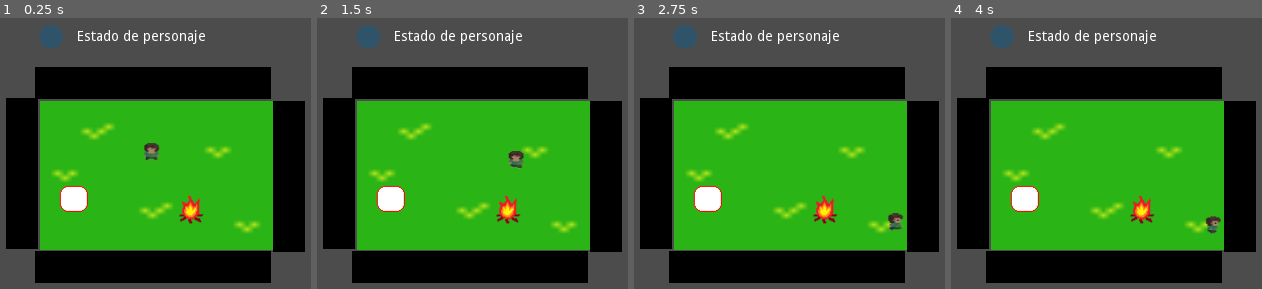
Above: before the commit, frames 1-4 (left to right).
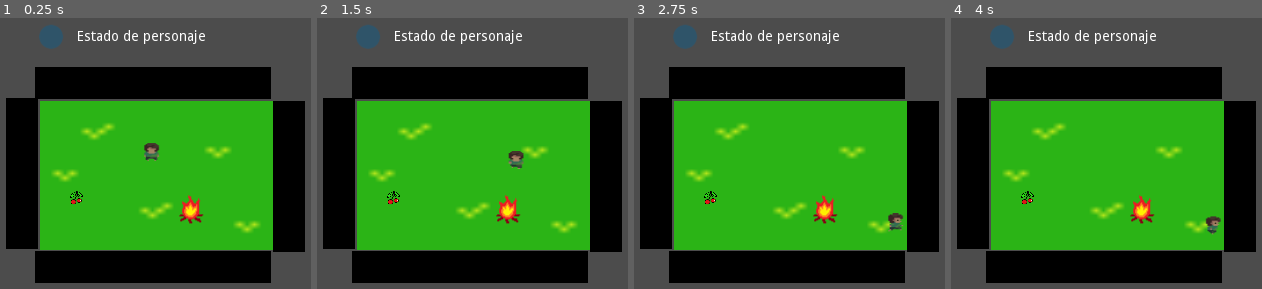
Above: after the commit, the same moments.

Repository: keyWorlds/fullOfStars
Game: Godot game, scene res://Mundo.tscn
Same seed, same stepped clock (60 frames per second), same inputs: the game is played once before the commit and once after it.
Inputs:
- Up to frame 1 (0.25 s): no input
- Up to frame 2 (1.5 s): tap Enter at 0.5 s; hold Right (ui_right) 0.53-1.28 s; tap Space at 1.25 s; hold Down (ui_down) from 1.28 s (still down)
- Up to frame 3 (2.75 s): release Down (ui_down) at 2.03 s; hold Right (ui_right) from 2.03 s (still down)
- Up to frame 4 (4 s): tap Enter at 2.75 s; release Right (ui_right) at 2.78 s; hold Up (ui_up) 2.78-3.53 s; tap Space at 3.5 s; hold Left (ui_left) from 3.53 s (still down)

The runs differ from the first frame. In frame 1, 0.8% of the frame differs, in the area x 18-29%, y 61-72%; in frame 2, 0.8%; in frame 3, 0.8%; in frame 4, 0.8%.

Commit message:
pickup imprv, change label text

Diff:
--- a/fullOfStars/Mundo.tscn
+++ b/fullOfStars/Mundo.tscn
@@ -8,29 +8,29 @@
 [ext_resource path="res://assets/sprite0_spr_player_down_strip6_4.png" type="Texture" id=6]
 [ext_resource path="res://assets/sprite0_spr_player_down_strip6_5.png" type="Texture" id=7]
 [ext_resource path="res://assets/sprite3_spr_player_up_strip6_0.png" type="Texture" id=8]
-[ext_resource path="res://assets/sprite2_spr_player_left_strip6_0.png" type="Texture" id=9]
-[ext_resource path="res://assets/sprite1_spr_player_right_strip6_0.png" type="Texture" id=10]
-[ext_resource path="res://assets/sprite1_spr_player_right_strip6_1.png" type="Texture" id=11]
-[ext_resource path="res://assets/sprite1_spr_player_right_strip6_2.png" type="Texture" id=12]
-[ext_resource path="res://assets/sprite1_spr_player_right_strip6_3.png" type="Texture" id=13]
-[ext_resource path="res://assets/sprite1_spr_player_right_strip6_4.png" type="Texture" id=14]
-[ext_resource path="res://assets/sprite1_spr_player_right_strip6_5.png" type="Texture" id=15]
-[ext_resource path="res://assets/sprite3_spr_player_up_strip6_1.png" type="Texture" id=16]
-[ext_resource path="res://assets/sprite3_spr_player_up_strip6_2.png" type="Texture" id=17]
-[ext_resource path="res://assets/sprite3_spr_player_up_strip6_3.png" type="Texture" id=18]
-[ext_resource path="res://assets/sprite3_spr_player_up_strip6_4.png" type="Texture" id=19]
-[ext_resource path="res://assets/sprite3_spr_player_up_strip6_5.png" type="Texture" id=20]
-[ext_resource path="res://assets/sprite2_spr_player_left_strip6_1.png" type="Texture" id=21]
-[ext_resource path="res://assets/sprite2_spr_player_left_strip6_2.png" type="Texture" id=22]
-[ext_resource path="res://assets/sprite2_spr_player_left_strip6_3.png" type="Texture" id=23]
-[ext_resource path="res://assets/sprite2_spr_player_left_strip6_4.png" type="Texture" id=24]
-[ext_resource path="res://assets/sprite2_spr_player_left_strip6_5.png" type="Texture" id=25]
-[ext_resource path="res://assets/sprite0_spr_player_down_strip6_0.png" type="Texture" id=26]
+[ext_resource path="res://assets/sprite1_spr_player_right_strip6_0.png" type="Texture" id=9]
+[ext_resource path="res://assets/sprite1_spr_player_right_strip6_1.png" type="Texture" id=10]
+[ext_resource path="res://assets/sprite1_spr_player_right_strip6_2.png" type="Texture" id=11]
+[ext_resource path="res://assets/sprite1_spr_player_right_strip6_3.png" type="Texture" id=12]
+[ext_resource path="res://assets/sprite1_spr_player_right_strip6_4.png" type="Texture" id=13]
+[ext_resource path="res://assets/sprite1_spr_player_right_strip6_5.png" type="Texture" id=14]
+[ext_resource path="res://assets/sprite3_spr_player_up_strip6_1.png" type="Texture" id=15]
+[ext_resource path="res://assets/sprite3_spr_player_up_strip6_2.png" type="Texture" id=16]
+[ext_resource path="res://assets/sprite3_spr_player_up_strip6_3.png" type="Texture" id=17]
+[ext_resource path="res://assets/sprite3_spr_player_up_strip6_4.png" type="Texture" id=18]
+[ext_resource path="res://assets/sprite3_spr_player_up_strip6_5.png" type="Texture" id=19]
+[ext_resource path="res://assets/sprite0_spr_player_down_strip6_0.png" type="Texture" id=20]
+[ext_resource path="res://assets/sprite2_spr_player_left_strip6_0.png" type="Texture" id=21]
+[ext_resource path="res://assets/sprite2_spr_player_left_strip6_1.png" type="Texture" id=22]
+[ext_resource path="res://assets/sprite2_spr_player_left_strip6_2.png" type="Texture" id=23]
+[ext_resource path="res://assets/sprite2_spr_player_left_strip6_3.png" type="Texture" id=24]
+[ext_resource path="res://assets/sprite2_spr_player_left_strip6_4.png" type="Texture" id=25]
+[ext_resource path="res://assets/sprite2_spr_player_left_strip6_5.png" type="Texture" id=26]
 [ext_resource path="res://assets/spr_Obstaculo_0.png" type="Texture" id=27]
 [ext_resource path="res://assets/hoguera.png" type="Texture" id=28]
 [ext_resource path="res://assets/vida.png" type="Texture" id=29]
 [ext_resource path="res://PickUp.gd" type="Script" id=30]
-[ext_resource path="res://assets/sprite7_0.png" type="Texture" id=31]
+[ext_resource path="res://assets/Cherry Marble.png" type="Texture" id=31]
 
 [sub_resource type="RectangleShape2D" id=1]
 
@@ -52,32 +52,32 @@
 }, {
 "frames": [ ExtResource( 9 ) ],
 "loop": true,
+"name": "idle_derecha",
+"speed": 5.0
+}, {
+"frames": [ ExtResource( 10 ), ExtResource( 11 ), ExtResource( 12 ), ExtResource( 13 ), ExtResource( 14 ) ],
+"loop": true,
+"name": "correr_derecha",
+"speed": 5.0
+}, {
+"frames": [ ExtResource( 15 ), ExtResource( 16 ), ExtResource( 17 ), ExtResource( 18 ), ExtResource( 19 ) ],
+"loop": true,
+"name": "correr_arriba",
+"speed": 5.0
+}, {
+"frames": [ ExtResource( 20 ) ],
+"loop": true,
+"name": "idle_abajo",
+"speed": 5.0
+}, {
+"frames": [ ExtResource( 21 ) ],
+"loop": true,
 "name": "idle_izquierda",
 "speed": 5.0
 }, {
-"frames": [ ExtResource( 10 ) ],
-"loop": true,
-"name": "idle_derecha",
-"speed": 5.0
-}, {
-"frames": [ ExtResource( 11 ), ExtResource( 12 ), ExtResource( 13 ), ExtResource( 14 ), ExtResource( 15 ) ],
-"loop": true,
-"name": "correr_derecha",
-"speed": 5.0
-}, {
-"frames": [ ExtResource( 16 ), ExtResource( 17 ), ExtResource( 18 ), ExtResource( 19 ), ExtResource( 20 ) ],
-"loop": true,
-"name": "correr_arriba",
-"speed": 5.0
-}, {
-"frames": [ ExtResource( 21 ), ExtResource( 22 ), ExtResource( 23 ), ExtResource( 24 ), ExtResource( 25 ) ],
+"frames": [ ExtResource( 22 ), ExtResource( 23 ), ExtResource( 24 ), ExtResource( 25 ), ExtResource( 26 ) ],
 "loop": true,
 "name": "correr_izquierda",
-"speed": 5.0
-}, {
-"frames": [ ExtResource( 26 ) ],
-"loop": true,
-"name": "idle_abajo",
 "speed": 5.0
 } ]
 
@@ -337,7 +337,7 @@
 
 [node name="Area2D" type="Area2D" parent="." index="5"]
 
-position = Vector2( 209.504, 208.75 )
+position = Vector2( 210.754, 208.125 )
 scale = Vector2( 0.406368, 0.414063 )
 input_pickable = true
 gravity_vec = Vector2( 0, 1 )
@@ -350,13 +350,15 @@
 
 [node name="SpritePickUp" type="Sprite" parent="Area2D" index="0"]
 
-position = Vector2( 3.33496, -2.0325 )
-scale = Vector2( 2.46082, 2.41509 )
+position = Vector2( 4.41976, -2.41763 )
+scale = Vector2( 0.409112, 0.37132 )
 texture = ExtResource( 31 )
 
 [node name="CollisionShape2D" type="CollisionShape2D" parent="Area2D" index="1"]
 
-position = Vector2( 1.83636, -1.84674 )
+position = Vector2( 4.60468, -5.46936 )
 rotation = -3.14159
 scale = Vector2( 1.78072, -2.31149 )
 shape = SubResource( 5 )
+
+[connection signal="body_entered" from="Area2D" to="Area2D" method="_on_Area2D_body_entered"]
--- a/fullOfStars/PickUp.gd
+++ b/fullOfStars/PickUp.gd
@@ -1,14 +1,11 @@
 extends Area2D
 
 func _ready():
-
 	pass
 
-func _physics_process(delta):
 
-	if get_overlapping_bodies().size() > 0:
-		for i in range (get_overlapping_bodies().size()):
-			if get_overlapping_bodies()[i].is_in_group("Player"):
-				#get_overlapping_bodies()[i].cambiarTexto("Has recogido algo")
-				queue_free()
+func _on_Area2D_body_entered( body ):
+	if body.is_in_group("Player"):
+		queue_free()
+		get_node("../Player").cambiarTexto("Has recogido alimento")
 	pass
--- a/fullOfStars/scripts/playerController.gd
+++ b/fullOfStars/scripts/playerController.gd
@@ -24,7 +24,7 @@
 	sprite = get_node("AnimatedSprite")
 
 	puntosVida = 12
-	nodoLabelInfo = Label.new()
+	nodoLabelInfo = get_node("../CanvasLayer/EstadoLabel")
 
 	set_process(true)
 
Binary file added: fullOfStars/assets/Cherry Marble.png
Not shown, added: fullOfStars/assets/Cherry Marble.png.import
